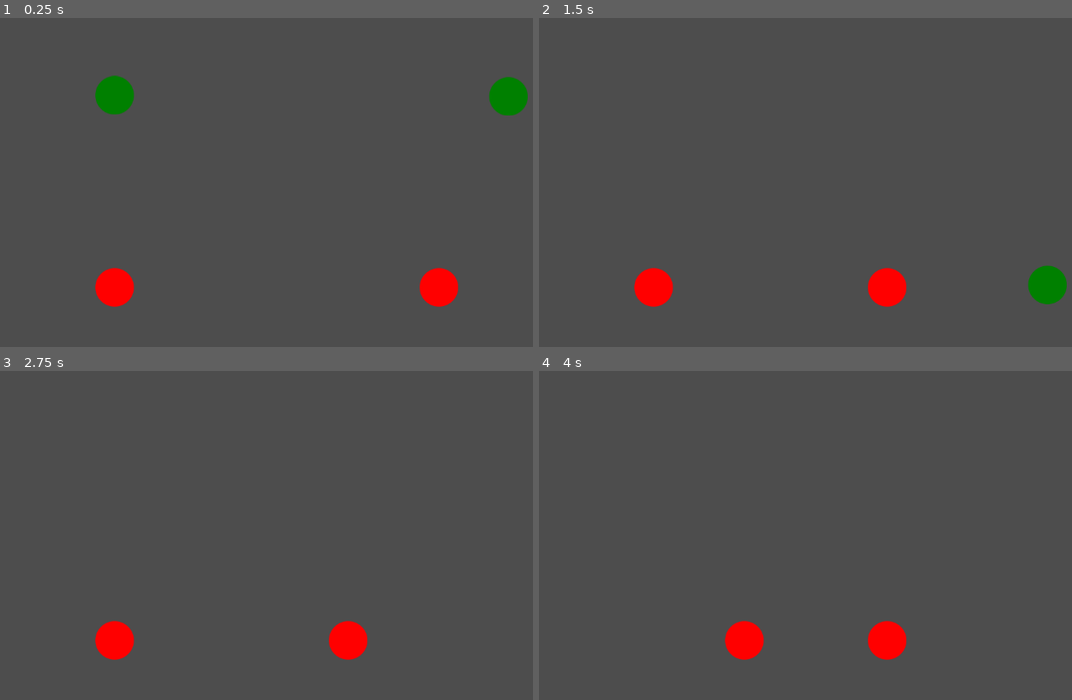
Above: before the commit, frames 1-4 (two rows, left to right).
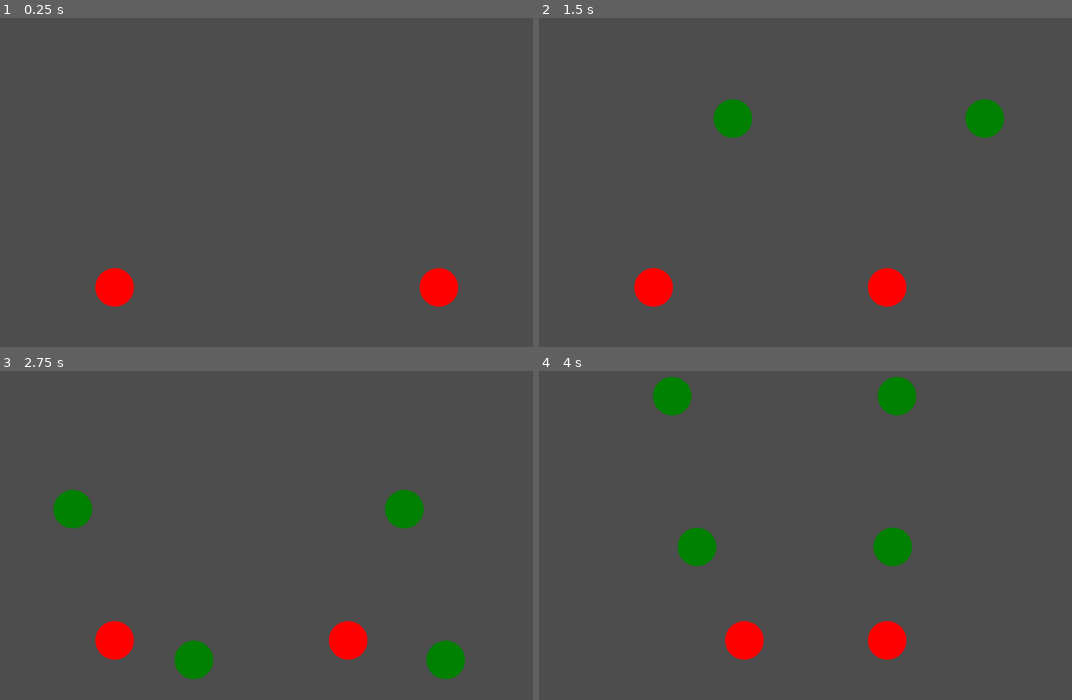
Above: after the commit, the same moments.

Repository: sisipun/FallingRhythm
Game: Godot game, scene res://script/level.tscn
The game is run twice, just before and just after one commit, with the same random seed, the same clock (stepped at 60 frames per second) and the same inputs.
Inputs (mouse positions are in pixels of both pictures, inside the frame that each line leads up to):
- Up to frame 1 (0.25 s): no input
- Up to frame 2 (1.5 s): drag from (650, 198) to (650, 300) at 0.52 s; drag from (976, 198) to (650, 198) at 1.27 s
- Up to frame 3 (2.75 s): move the mouse to (346, 469) at 2.02 s; click (346, 469) at 2.17 s
- Up to frame 4 (4 s): drag from (778, 634) to (976, 551) at 2.77 s; move the mouse to (1024, 614) at 3.52 s; click (1024, 614) at 3.67 s

The runs differ from the first frame. In frame 1, 1.4% of the frame differs, in the area x 17-100%, y 17-30%; in frame 2, 2.0%; in frame 3, 2.7%, in the area x 9-88%, y 35-94%; in frame 4, 2.7%.

Commit message:
Spawn area + swapn picups

Diff:
--- a/script/finger_area.tscn
+++ b/script/finger_area.tscn
@@ -1,7 +1,8 @@
-[gd_scene load_steps=4 format=3 uid="uid://1ps430sp4qk6"]
+[gd_scene load_steps=5 format=3 uid="uid://1ps430sp4qk6"]
 
 [ext_resource type="PackedScene" uid="uid://cf4l5tjcywnpn" path="res://script/catch_area.tscn" id="1_6r1mg"]
 [ext_resource type="Script" path="res://script/finger_area.gd" id="1_b4t7l"]
+[ext_resource type="PackedScene" uid="uid://dsaj0vifeidlh" path="res://script/spawn_area.tscn" id="2_624ca"]
 
 [sub_resource type="RectangleShape2D" id="RectangleShape2D_u2cqf"]
 size = Vector2(500, 500)
@@ -13,5 +14,8 @@
 [node name="Body" type="CollisionShape2D" parent="."]
 shape = SubResource("RectangleShape2D_u2cqf")
 
+[node name="SpawnArea" parent="." instance=ExtResource("2_624ca")]
+position = Vector2(0, -260)
+
 [node name="CatchArea" parent="." instance=ExtResource("1_6r1mg")]
 position = Vector2(0, 145)
--- a/script/level.tscn
+++ b/script/level.tscn
@@ -1,8 +1,7 @@
-[gd_scene load_steps=4 format=3 uid="uid://cvjr6018etjbo"]
+[gd_scene load_steps=3 format=3 uid="uid://cvjr6018etjbo"]
 
 [ext_resource type="Script" path="res://script/level.gd" id="1_uhfuk"]
 [ext_resource type="PackedScene" uid="uid://1ps430sp4qk6" path="res://script/finger_area.tscn" id="2_1whnv"]
-[ext_resource type="PackedScene" uid="uid://cexmj0bl3hnp7" path="res://script/pickup.tscn" id="3_biqed"]
 
 [node name="Level" type="Node2D"]
 script = ExtResource("1_uhfuk")
@@ -12,11 +11,5 @@
 [node name="LeftFingerArea" parent="." instance=ExtResource("2_1whnv")]
 position = Vector2(309, 319)
 
-[node name="Pickup" parent="LeftFingerArea" instance=ExtResource("3_biqed")]
-position = Vector2(651, -234)
-
 [node name="RightFingerArea" parent="." instance=ExtResource("2_1whnv")]
 position = Vector2(845, 319)
-
-[node name="Pickup" parent="RightFingerArea" instance=ExtResource("3_biqed")]
-position = Vector2(-536, -236)
--- /dev/null
+++ b/script/spawn_area.gd
@@ -0,0 +1,25 @@
+class_name SpawnArea
+extends Area2D
+
+
+@export_node_path("Timer") var _spawn_timer_path: NodePath
+@export_node_path("CollisionShape2D") var _body_path: NodePath
+
+@export var _pickup_scene: PackedScene
+
+@onready var _spawn_timer: Timer = get_node(_spawn_timer_path)
+@onready var _body: CollisionShape2D = get_node(_body_path)
+
+
+func _ready() -> void:
+	_spawn_timer.timeout.connect(_on_spawn_timer_timeout)
+	_spawn_timer.start()
+
+
+func _on_spawn_timer_timeout() -> void:
+	var half_size: float = _body.shape.get_rect().size.x / 2.0
+	var offset: float = randf_range(-half_size, half_size)
+
+	var pickup: Pickup = _pickup_scene.instantiate()
+	pickup.position.x += offset
+	add_child(pickup)
--- /dev/null
+++ b/script/spawn_area.tscn
@@ -0,0 +1,18 @@
+[gd_scene load_steps=4 format=3 uid="uid://dsaj0vifeidlh"]
+
+[ext_resource type="Script" path="res://script/spawn_area.gd" id="1_3mwfm"]
+[ext_resource type="PackedScene" uid="uid://cexmj0bl3hnp7" path="res://script/pickup.tscn" id="2_tp2mc"]
+
+[sub_resource type="RectangleShape2D" id="RectangleShape2D_343pm"]
+size = Vector2(300, 20)
+
+[node name="SpawnArea" type="Area2D"]
+script = ExtResource("1_3mwfm")
+_spawn_timer_path = NodePath("SpawnTimer")
+_body_path = NodePath("Body")
+_pickup_scene = ExtResource("2_tp2mc")
+
+[node name="Body" type="CollisionShape2D" parent="."]
+shape = SubResource("RectangleShape2D_343pm")
+
+[node name="SpawnTimer" type="Timer" parent="."]
